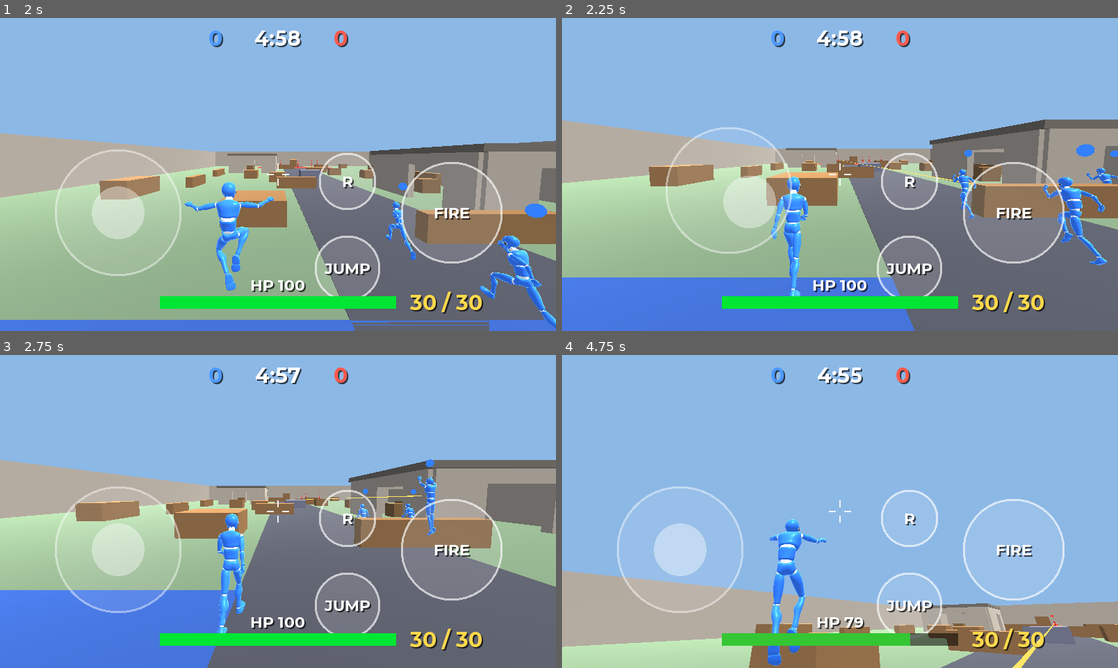
Above: before the commit, frames 1-4 (two rows, left to right).
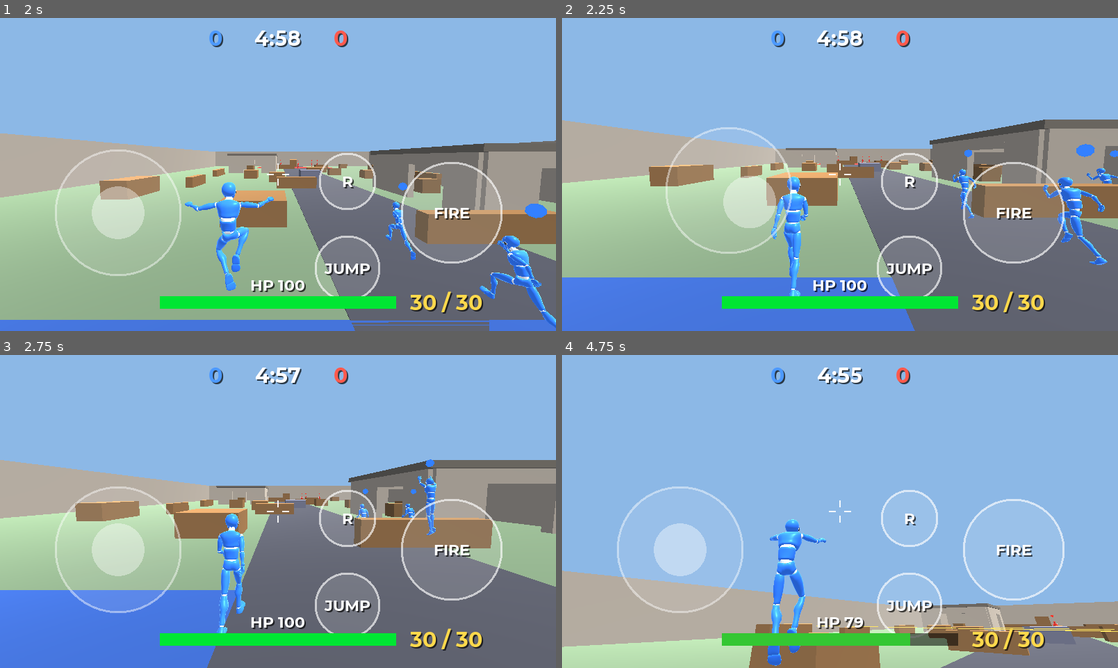
Above: after the commit, the same moments.

Repository: darkxtechzone-oss/CDM-YA-BONGO
Game: Godot game, scene res://src/Main/Main.tscn
Same seed, same stepped clock (60 frames per second), same inputs: the game is played once before the commit and once after it.
Inputs (mouse positions are in pixels of both pictures, inside the frame that each line leads up to):
- Up to frame 1 (2 s): click "EASY" at 0.5 s; move the mouse to (400, 158) at 1.27 s; hold D (move_right) from 1.28 s (still down); hold W (move_front) from 1.28 s (still down); click (400, 158) at 1.42 s; tap Space (jump) at 1.52 s
- Up to frame 2 (2.25 s): release D (move_right) at 2 s; release W (move_front) at 2 s; drag from (728, 190) to (812, 237) at 2.02 s
- Up to frame 3 (2.75 s): no input
- Up to frame 4 (4.75 s): move the mouse to (895, 442) at 2.77 s; hold D (move_right) 2.78-3.5 s; hold W (move_front) 2.78-3.5 s; drag from (812, 574) to (673, 464) at 3.52 s; move the mouse to (1006, 558) at 4.27 s; hold A (move_left) from 4.28 s (still down); hold W (move_front) from 4.28 s (still down); tap Space (jump) at 4.52 s

Frame 1 is identical in both runs. In frame 2, less than 0.1% of the frame differs, in the area x 49-74%, y 45-54%; in frame 3, less than 0.1%; in frame 4, 0.3%, in the area x 45-100%, y 85-100%.

Commit message:
Update Main.gd

Diff:
--- a/src/Main/Main.gd
+++ b/src/Main/Main.gd
@@ -22,6 +22,11 @@
 
 var _tracer_mat: SpatialMaterial
 var _spark_mat: SpatialMaterial
+const POOL := 24
+var _tracers := []
+var _sparks := []
+var _until := []
+var _pool_i := 0
 var _blue_names := ["Alpha", "Bravo", "Charlie"]
 var _red_names := ["Viper", "Raven", "Wolf", "Hawk"]
 
@@ -70,6 +75,7 @@
 	_spark_mat = SpatialMaterial.new()
 	_spark_mat.flags_unshaded = true
 	_spark_mat.albedo_color = Color(1.0, 0.7, 0.2)
+	_make_pools()
 
 
 # ---------------------------------------------------------------- match flow
@@ -101,6 +107,7 @@
 
 
 func _process(delta: float) -> void:
+	_expire_effects()
 	if not running:
 		return
 	time_left -= delta
@@ -159,29 +166,51 @@
 
 
 # ---------------------------------------------------------------- effects
-func spawn_tracer(a: Vector3, b: Vector3) -> void:
-	var length := a.distance_to(b)
-	if length < 0.5:
-		return
-	var dir := (b - a) / length
-	var mi := MeshInstance.new()
+func _make_pools() -> void:
 	var cm := CubeMesh.new()
-	cm.size = Vector3(0.035, 0.035, length)
-	mi.mesh = cm
-	mi.material_override = _tracer_mat
-	add_child(mi)
-	var up := Vector3.UP if abs(dir.y) < 0.99 else Vector3.RIGHT
-	mi.global_transform = Transform(Basis.IDENTITY, (a + b) * 0.5).looking_at(b, up)
-	get_tree().create_timer(0.05).connect("timeout", mi, "queue_free")
-
-	var sp := MeshInstance.new()
+	cm.size = Vector3(1, 1, 1)
 	var sm := SphereMesh.new()
 	sm.radius = 0.09
 	sm.height = 0.18
 	sm.radial_segments = 6
 	sm.rings = 3
-	sp.mesh = sm
-	sp.material_override = _spark_mat
-	add_child(sp)
-	sp.translation = b
-	get_tree().create_timer(0.08).connect("timeout", sp, "queue_free")
+	for i in range(POOL):
+		var t := MeshInstance.new()
+		t.mesh = cm
+		t.material_override = _tracer_mat
+		t.visible = false
+		add_child(t)
+		_tracers.append(t)
+		var sp := MeshInstance.new()
+		sp.mesh = sm
+		sp.material_override = _spark_mat
+		sp.visible = false
+		add_child(sp)
+		_sparks.append(sp)
+		_until.append(0)
+
+
+func _expire_effects() -> void:
+	var now := OS.get_ticks_msec()
+	for i in range(POOL):
+		if _until[i] != 0 and now >= _until[i]:
+			_until[i] = 0
+			_tracers[i].visible = false
+			_sparks[i].visible = false
+
+
+func spawn_tracer(a: Vector3, b: Vector3) -> void:
+	var length := a.distance_to(b)
+	if length < 0.5:
+		return
+	var dir := (b - a) / length
+	var up := Vector3.UP if abs(dir.y) < 0.99 else Vector3.RIGHT
+	var i := _pool_i
+	_pool_i = (_pool_i + 1) % POOL
+	var t := Transform(Basis.IDENTITY, (a + b) * 0.5).looking_at(b, up)
+	t.basis = t.basis.scaled(Vector3(0.035, 0.035, length))
+	_tracers[i].transform = t
+	_tracers[i].visible = true
+	_sparks[i].translation = b
+	_sparks[i].visible = true
+	_until[i] = OS.get_ticks_msec() + 60
